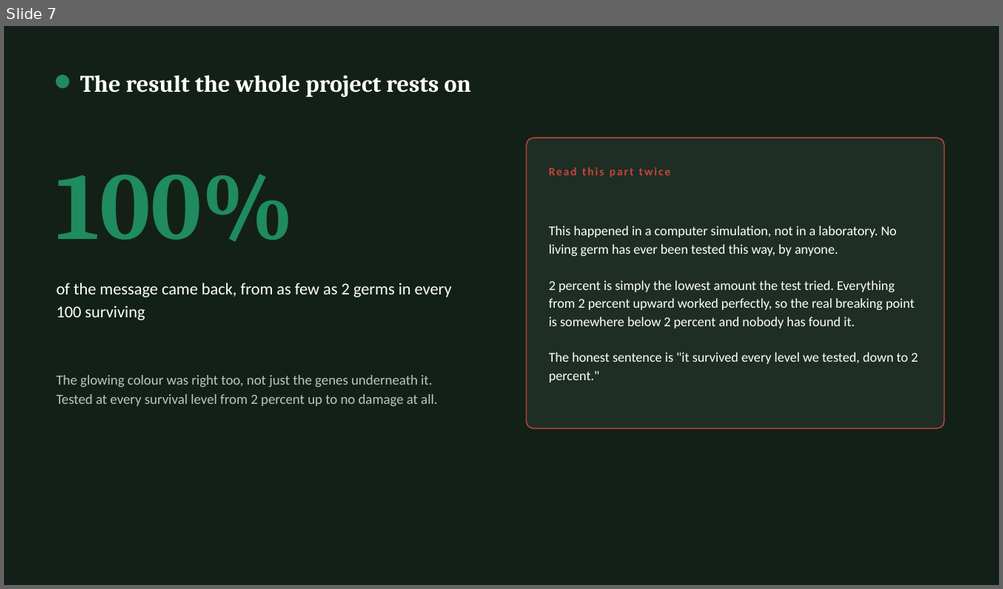
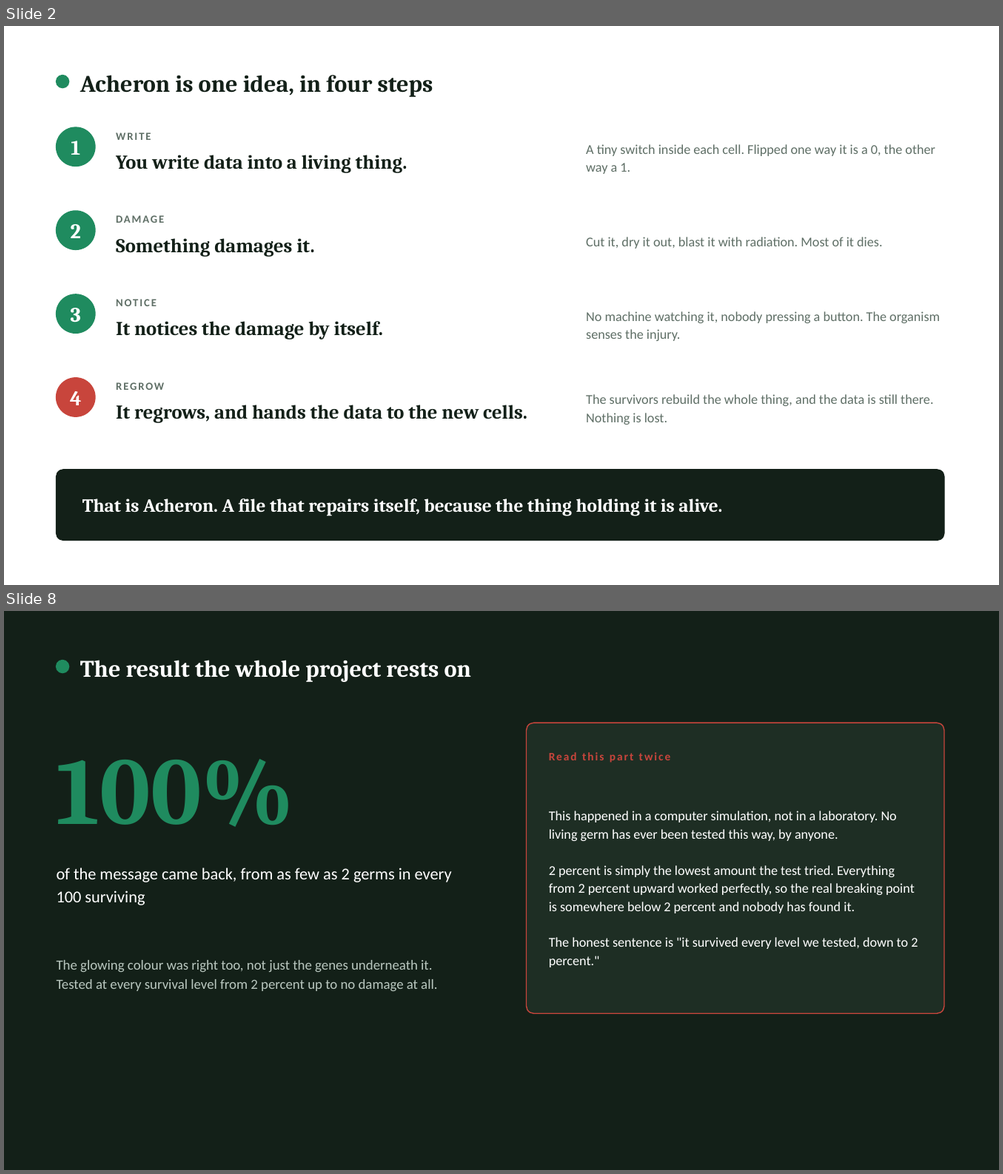
Before and after one commit to rewired89/Acheron, a slide deck: docs/pitch/Acheron_Plain_Explainer.pptx. Shown one above the other, each under a label of ours: slide 7 before the commit, slides 2 and 8 after it; the slides between them are not shown. The pictures are 1003x589 and 1003x1174 pixels, drawn with LibreOffice and Linux fonts; fonts in the diff are those of the drawing. Boxes give left, top, right and bottom in pixels: in the first picture for what was removed or moved away, otherwise in the second. Text is boxed around its words. In the diff, an @@ line names an element or a change of style, - is before the commit and + after.

```diff
--- a/docs/pitch/Acheron_Plain_Explainer.pptx
+++ b/docs/pitch/Acheron_Plain_Explainer.pptx
@@ slide 2 added at [4, 26, 999, 585], background #FFFFFF @@
@@ ellipse added at [57, 76, 69, 88], fill #1F8B5F, outline #1F8B5F 1 pt @@
@@ text added at [80, 75, 433, 97], 23 pt, text #132018, bold @@
+Acheron is one idea, in four steps
@@ ellipse added at [57, 127, 95, 167], fill #1F8B5F, outline #1F8B5F 1 pt @@
@@ text added at [116, 133, 151, 140], 10.5 pt, text #5F6F66, bold @@
+WRITE
@@ text added at [71, 141, 80, 155], 20 pt, text #FFFFFF, bold @@
+1
@@ text added at [116, 155, 407, 173], 19 pt, text #132018, bold @@
+You write data into a living thing.
@@ text added at [586, 144, 935, 174], 13 pt, text #5F6F66 @@
+A tiny switch inside each cell. Flipped one way it is a 0, the other way a 1.
@@ ellipse added at [57, 211, 95, 249], fill #1F8B5F, outline #1F8B5F 1 pt @@
@@ text added at [71, 224, 81, 238], 20 pt, text #FFFFFF, bold @@
+2
@@ text added at [116, 215, 164, 223], 10.5 pt, text #5F6F66, bold @@
+DAMAGE
@@ text added at [116, 238, 314, 257], 19 pt, text #132018, bold @@
+Something damages it.
@@ text added at [586, 237, 882, 249], 13 pt, text #5F6F66 @@
+Cut it, dry it out, blast it with radiation. Most of it dies.
@@ ellipse added at [57, 295, 95, 333], fill #1F8B5F, outline #1F8B5F 1 pt @@
@@ text added at [71, 308, 81, 323], 20 pt, text #FFFFFF, bold @@
+3
@@ text added at [116, 299, 156, 306], 10.5 pt, text #5F6F66, bold @@
+NOTICE
@@ text added at [586, 312, 939, 341], 13 pt, text #5F6F66 @@
+No machine watching it, nobody pressing a button. The organism senses the injury.
@@ text added at [116, 321, 383, 340], 19 pt, text #132018, bold @@
+It notices the damage by itself.
@@ ellipse added at [57, 378, 95, 417], fill #C8453C, outline #C8453C 1 pt @@
@@ text added at [70, 392, 81, 406], 20 pt, text #FFFFFF, bold @@
+4
@@ text added at [116, 383, 164, 390], 10.5 pt, text #5F6F66, bold @@
+REGROW
@@ text added at [586, 395, 933, 425], 13 pt, text #5F6F66 @@
+The survivors rebuild the whole thing, and the data is still there. Nothing is lost.
@@ text added at [116, 405, 527, 423], 19 pt, text #132018, bold @@
+It regrows, and hands the data to the new cells.
@@ rounded rectangle added at [57, 470, 944, 541], fill #132018, outline #132018 1 pt @@
@@ text added at [82, 499, 722, 517], 18 pt, text #FFFFFF, bold @@
+That is Acheron. A file that repairs itself, because the thing holding it is alive.
@@ what was slide 7 is now slide 8 @@
```
Also in this commit, not shown: 7 slides changed, 2 other files.
